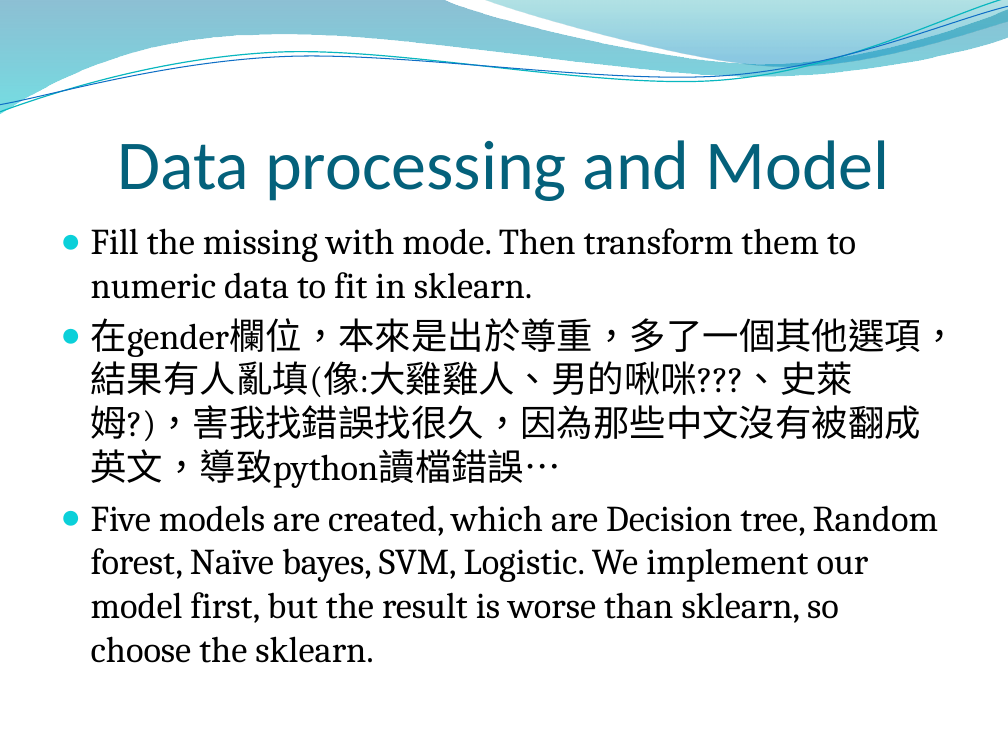
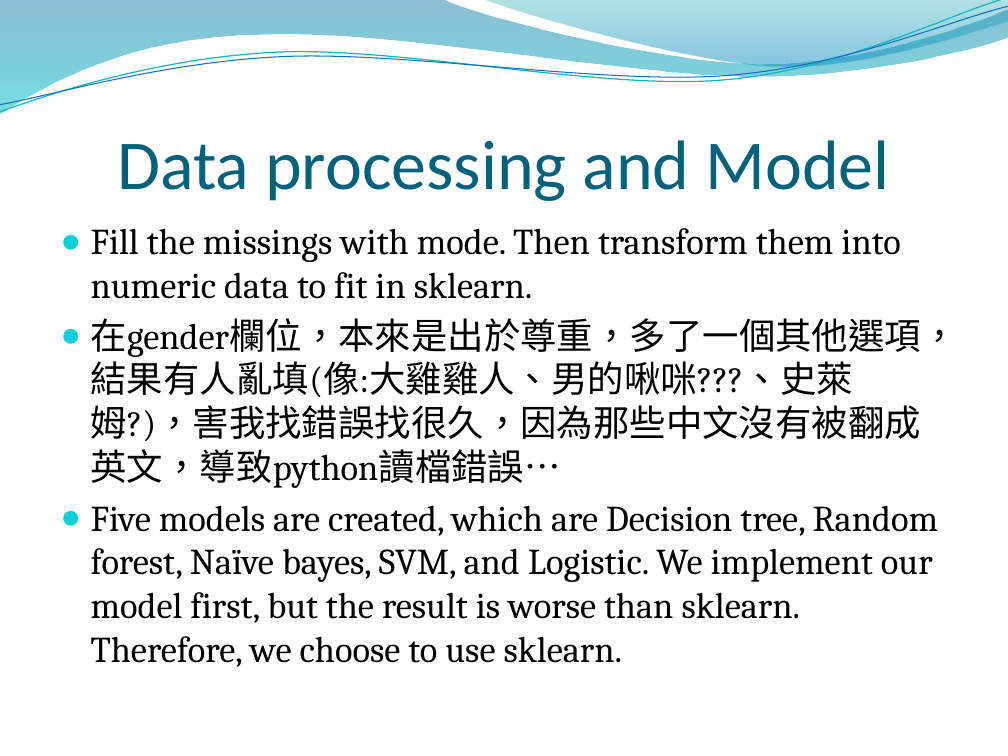
Before and after one commit to tim310579/Machine-Learning_HW, a slide deck: slide 7 of ML_fp/report.pptx. Drawn at 1008x756 pixels with LibreOffice and Linux fonts; fonts in the diff are those of the drawing; background and template pictures are left out. Boxes give left, top, right and bottom in pixels: in the first picture for what was removed or moved away, otherwise in the second. Text is boxed around its words. In the diff, an @@ line names an element or a change of style, - is before the commit and + after.

```diff
--- a/ML_fp/report.pptx
+++ b/ML_fp/report.pptx
@@ text at box(91, 228, 900, 299): text changed @@
-● Fill the missing with mode. Then transform them to numeric data to fit in sklearn.
+● Fill the missings with mode. Then transform them into numeric data to fit in sklearn.
@@ text at box(91, 505, 938, 667): text changed @@
-● Five models are created, which are Decision tree, Random forest, Naïve bayes, SVM, Logistic. We implement our model first, but the result is worse than sklearn, so choose the sklearn.
+● Five models are created, which are Decision tree, Random forest, Naïve bayes, SVM, and Logistic. We implement our model first, but the result is worse than sklearn. Therefore, we choose to use sklearn.
```
Also in this commit, not shown: 6 other slides changed.
